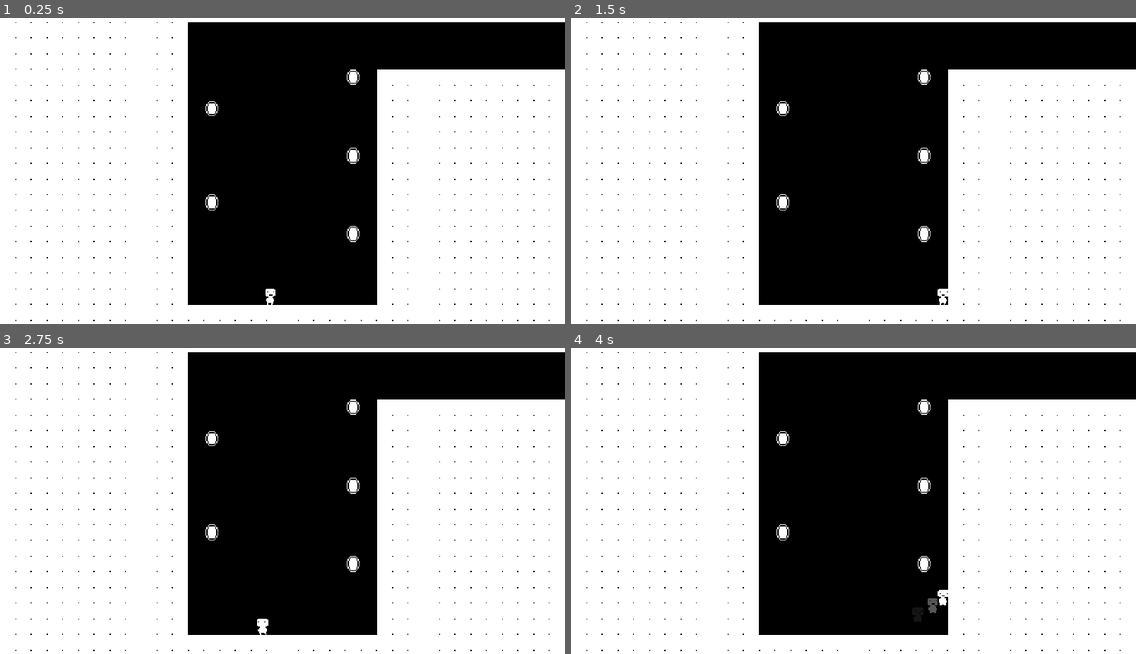
Above: before the commit, frames 1-4 (two rows, left to right).
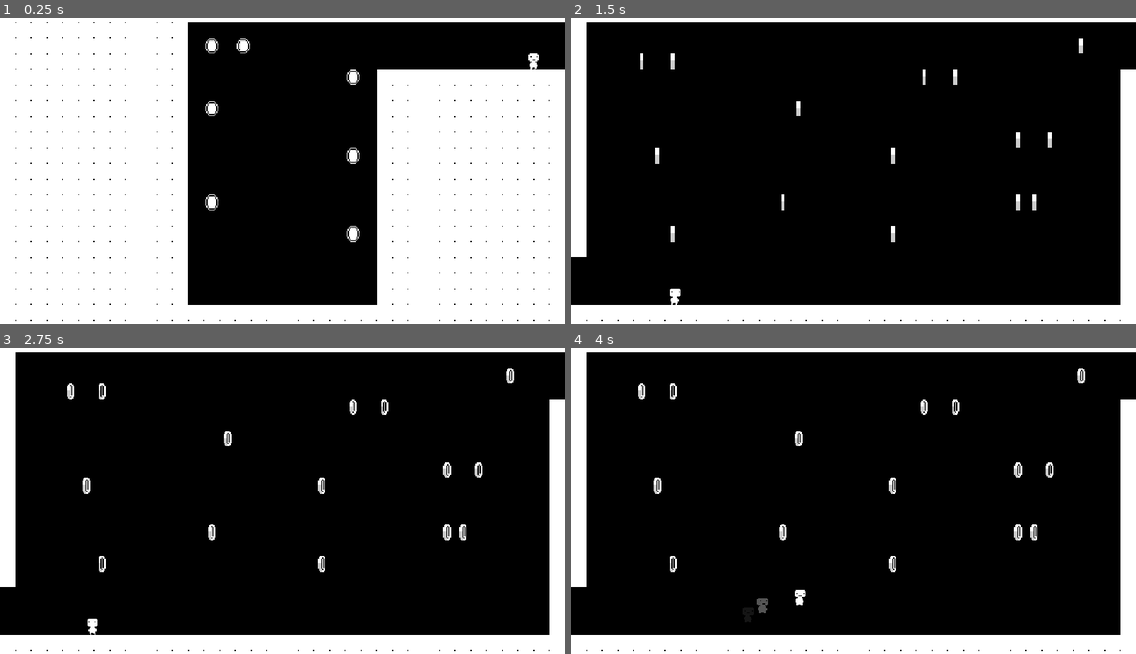
Above: after the commit, the same moments.

Repository: piotrweber/Tiler
Game: Godot game, scene res://scenes/levels/level_01.tscn
The game is run twice, just before and just after one commit, with the same random seed, the same clock (stepped at 60 frames per second) and the same inputs.
Inputs:
- Up to frame 1 (0.25 s): no input
- Up to frame 2 (1.5 s): hold Right (move_right) from 0.53 s (still down); tap Shift (dash) at 0.6 s; tap W (jump) at 0.77 s; tap Down (fast_fall) at 1.35 s
- Up to frame 3 (2.75 s): tap W (jump) at 1.52 s; release Right (move_right) at 2.03 s; hold Left (move_left) from 2.03 s (still down); tap Shift (dash) at 2.1 s
- Up to frame 4 (4 s): release Left (move_left) at 2.78 s; hold Right (move_right) from 2.78 s (still down); tap Down (fast_fall) at 2.85 s; tap W (jump) at 3.02, 3.77 s; tap Shift (dash) at 3.6 s

The runs differ from the first frame. In frame 1, 0.3% of the frame differs, in the area x 36-96%, y 6-94%; in frame 2, 52%; in frame 3, 52%; in frame 4, 52%, in the area x 0-98%, y 1-94%.

Commit message:
Colored levels

Diff:
--- a/base_tile.gd
+++ b/base_tile.gd
@@ -9,6 +9,9 @@
 var neighbor_mask : int = 0
 @export var sprite: Sprite2D
 @export var bw_texture : Texture2D
+
+var is_colored := false
+var _colored_texture: Texture2D
 
 # To what platform does this cell belong
 var platform_id : int = -1
@@ -77,13 +80,18 @@
 	state = TileState.VISIBLE
 	update_sprite()
 
+func colorize(tex: Texture2D) -> void:
+	is_colored = true
+	_colored_texture = tex
+	update_sprite()
+
 # Display
 func update_sprite() -> void:
 	sprite.visible = state != TileState.HIDDEN
 	if not sprite.visible:
 		return
-	sprite.texture = bw_texture
+	sprite.texture = _colored_texture if is_colored else bw_texture
 	sprite.region_enabled = true
 	var row : int = MASK_TO_ROW.get(neighbor_mask, 0)
-	var col := COL_LOCKED if state == TileState.LOCKED else COL_TEMPORARY
+	var col := 0 if is_colored else (COL_LOCKED if state == TileState.LOCKED else COL_TEMPORARY)
 	sprite.region_rect = Rect2(col * Vars.TILE_SIZE, row * Vars.TILE_SIZE, Vars.TILE_SIZE, Vars.TILE_SIZE)
--- a/globals/signals.gd
+++ b/globals/signals.gd
@@ -3,3 +3,4 @@
 signal coin_collected(value : int)
 signal coin_value_updated(value : int)
 signal platform_layer_ready(layer: PlatformTileLayer)
+signal level_completed
--- a/scenes/coin.gd
+++ b/scenes/coin.gd
@@ -1,6 +1,8 @@
 extends Node2D
 
 @onready var animated_sprite_2d: AnimatedSprite2D = $AnimatedSprite2D
+
+@export var colored_frames: SpriteFrames
 
 var signals : CoinSignals
 var value : int = 1
@@ -9,6 +11,11 @@
 	animated_sprite_2d.play("default")
 	signals.collected.connect(_on_collected)
 
+func colorize() -> void:
+	if colored_frames != null:
+		animated_sprite_2d.sprite_frames = colored_frames
+		animated_sprite_2d.play("default")
+
 func _on_collected():
 	Sigs.coin_collected.emit(value)
 	queue_free()
--- a/scenes/coin.tscn
+++ b/scenes/coin.tscn
@@ -3,6 +3,57 @@
 [ext_resource type="Script" uid="uid://4n4xebeqndf2" path="res://scenes/coin.gd" id="1_i64fm"]
 [ext_resource type="Texture2D" uid="uid://bgau6iqocd3" path="res://textures/coin.png" id="1_rwqht"]
 [ext_resource type="Script" uid="uid://bqj2tkjtgy3e5" path="res://scenes/coin_signals.gd" id="2_11l1o"]
+[ext_resource type="Texture2D" uid="uid://c88teb1hev5kq" path="res://textures/coin-colored.png" id="2_d14el"]
+
+[sub_resource type="AtlasTexture" id="AtlasTexture_kfxoj"]
+atlas = ExtResource("2_d14el")
+region = Rect2(0, 0, 32, 32)
+
+[sub_resource type="AtlasTexture" id="AtlasTexture_jsmju"]
+atlas = ExtResource("2_d14el")
+region = Rect2(32, 0, 32, 32)
+
+[sub_resource type="AtlasTexture" id="AtlasTexture_s0mny"]
+atlas = ExtResource("2_d14el")
+region = Rect2(64, 0, 32, 32)
+
+[sub_resource type="AtlasTexture" id="AtlasTexture_7cc30"]
+atlas = ExtResource("2_d14el")
+region = Rect2(96, 0, 32, 32)
+
+[sub_resource type="AtlasTexture" id="AtlasTexture_rojmm"]
+atlas = ExtResource("2_d14el")
+region = Rect2(128, 0, 32, 32)
+
+[sub_resource type="AtlasTexture" id="AtlasTexture_ls27i"]
+atlas = ExtResource("2_d14el")
+region = Rect2(160, 0, 32, 32)
+
+[sub_resource type="SpriteFrames" id="SpriteFrames_ssuvv"]
+animations = [{
+"frames": [{
+"duration": 1.0,
+"texture": SubResource("AtlasTexture_kfxoj")
+}, {
+"duration": 1.0,
+"texture": SubResource("AtlasTexture_jsmju")
+}, {
+"duration": 1.0,
+"texture": SubResource("AtlasTexture_s0mny")
+}, {
+"duration": 1.0,
+"texture": SubResource("AtlasTexture_7cc30")
+}, {
+"duration": 1.0,
+"texture": SubResource("AtlasTexture_rojmm")
+}, {
+"duration": 1.0,
+"texture": SubResource("AtlasTexture_ls27i")
+}],
+"loop": true,
+"name": &"default",
+"speed": 5.0
+}]
 
 [sub_resource type="AtlasTexture" id="AtlasTexture_11l1o"]
 atlas = ExtResource("1_rwqht")
@@ -57,8 +108,9 @@
 [sub_resource type="CircleShape2D" id="CircleShape2D_kfxoj"]
 radius = 20.0
 
-[node name="Coin" type="Node2D" unique_id=456450321]
+[node name="Coin" type="Node2D" unique_id=456450321 groups=["coins"]]
 script = ExtResource("1_i64fm")
+colored_frames = SubResource("SpriteFrames_ssuvv")
 
 [node name="Signals" type="Node" parent="." unique_id=737353858]
 script = ExtResource("2_11l1o")
--- /dev/null
+++ b/scenes/level_theme.gd
@@ -0,0 +1,5 @@
+class_name LevelTheme
+extends Resource
+
+@export var tile_colored_texture: Texture2D
+@export var background_color: Color = Color.WHITE
--- a/scenes/levels/level_01.tscn
+++ b/scenes/levels/level_01.tscn
@@ -2,6 +2,7 @@
 
 [ext_resource type="Texture2D" uid="uid://da1jaxnmqxnwf" path="res://textures/tiles.png" id="1_1ey3t"]
 [ext_resource type="Script" uid="uid://n4dcx23v2pi" path="res://scenes/room.gd" id="1_kfebt"]
+[ext_resource type="Resource" uid="uid://cgrq4tcmgg40p" path="res://scenes/themes/theme_01.tres" id="2_jmes4"]
 [ext_resource type="PackedScene" uid="uid://b55ai74a1mrhq" path="res://scenes/coin.tscn" id="2_t0hvh"]
 [ext_resource type="PackedScene" uid="uid://d0obxl3i8gihs" path="res://scenes/platform_tile.tscn" id="3_kfebt"]
 [ext_resource type="Script" uid="uid://c3uf6m2yoyn3e" path="res://scenes/tile_map_layer.gd" id="4_r72dd"]
@@ -94,6 +95,7 @@
 
 [node name="01" type="Node2D" unique_id=1545808730]
 script = ExtResource("1_kfebt")
+theme = ExtResource("2_jmes4")
 
 [node name="ColorRect" type="ColorRect" parent="." unique_id=2104479737]
 offset_left = -65.0
@@ -101,24 +103,24 @@
 offset_bottom = 700.0
 color = Color(0, 0, 0, 1)
 
-[node name="TileMapLayer" type="TileMapLayer" parent="." unique_id=1860681071]
-tile_map_data = PackedByteArray("AAAUABAAAgAAAAAAAQAVABAAAgA …(16608 unchanged characters)… AAAAAAQAWAAkAAQAAAAAAAQANAAYAAQAAAAAAAQA=")
+[node name="Platforms" type="TileMapLayer" parent="." unique_id=1860681071]
+tile_map_data = PackedByteArray("AAAUABAAAgAAAAAAAQAVABAAAgA …(16608 unchanged characters)… AAAAAAQAWAAkAAQAAAAAAAQANAAYAAQAAAAAAAQANAAIAAQAAAAAAAQAPAAIAAQAAAAAAAQA=")
 tile_set = SubResource("TileSet_sugp2")
 script = ExtResource("4_r72dd")
 
-[node name="Discovery" type="Node" parent="TileMapLayer" unique_id=855453946]
+[node name="Discovery" type="Node" parent="Platforms" unique_id=855453946]
 script = ExtResource("5_ijn0p")
 
-[node name="Rules" type="Node" parent="TileMapLayer" unique_id=1652917761]
+[node name="Rules" type="Node" parent="Platforms" unique_id=1652917761]
 script = ExtResource("6_jmes4")
 
-[node name="Persistence" type="Node" parent="TileMapLayer" unique_id=1620843989]
+[node name="Persistence" type="Node" parent="Platforms" unique_id=1620843989]
 script = ExtResource("7_tyxjt")
 
 [node name="SpawnPoints" type="Node2D" parent="." unique_id=17946514]
 
 [node name="Right" type="Marker2D" parent="SpawnPoints" unique_id=1115994464]
-position = Vector2(551, 579)
+position = Vector2(1088, 96)
 
 [node name="Exits" type="Node2D" parent="." unique_id=2137401651]
 
--- a/scenes/levels/level_02.tscn
+++ b/scenes/levels/level_02.tscn
@@ -1,6 +1,7 @@
 [gd_scene format=4 uid="uid://cxv0udbu5ebg2"]
 
 [ext_resource type="Script" uid="uid://n4dcx23v2pi" path="res://scenes/room.gd" id="1_yklhy"]
+[ext_resource type="Resource" uid="uid://cgrq4tcmgg40p" path="res://scenes/themes/theme_01.tres" id="2_4hx2o"]
 [ext_resource type="Texture2D" uid="uid://da1jaxnmqxnwf" path="res://textures/tiles.png" id="2_o4ql5"]
 [ext_resource type="PackedScene" uid="uid://b55ai74a1mrhq" path="res://scenes/coin.tscn" id="3_4hx2o"]
 [ext_resource type="PackedScene" uid="uid://d0obxl3i8gihs" path="res://scenes/platform_tile.tscn" id="4_km0xc"]
@@ -94,6 +95,7 @@
 
 [node name="02" type="Node2D" unique_id=1545808730]
 script = ExtResource("1_yklhy")
+theme = ExtResource("2_4hx2o")
 
 [node name="ColorRect" type="ColorRect" parent="." unique_id=1682802822]
 offset_left = -65.0
@@ -122,7 +124,7 @@
 
 [node name="LevelDoor" parent="." unique_id=230426456 instance=ExtResource("9_c6rld")]
 position = Vector2(1153, 72)
-target_scene_uid = "uid://cxv0udbu5ebg2"
+target_scene_path = "res://scenes/levels/level_01.tscn"
 
 [node name="CollisionShape2D" type="CollisionShape2D" parent="LevelDoor" unique_id=1950190840]
 position = Vector2(9, 8)
--- a/scenes/platform_rules.gd
+++ b/scenes/platform_rules.gd
@@ -43,4 +43,4 @@
 		_complete_level()
 
 func _complete_level() -> void:
-	print_debug("level complete!")
+	Sigs.level_completed.emit()
--- a/scenes/room.gd
+++ b/scenes/room.gd
@@ -1,17 +1,34 @@
 extends Node2D
+
+@export var theme: LevelTheme
+
+var _tile_layer: PlatformTileLayer
 
 func _ready() -> void:
 	var player := get_tree().get_first_node_in_group("player") as CharacterBody2D
-	if player == null:
-		return
-	var spawn_points := get_node_or_null("SpawnPoints") as Node2D
-	if spawn_points == null:
-		return
-	var spawn := spawn_points.get_node_or_null(SceneManager.pending_spawn) as Node2D
-	var target := spawn if spawn != null else spawn_points.get_child(0) as Node2D
-	if target != null:
-		player.global_position = target.global_position
-	if SceneManager.has_pending_velocity:
-		player.velocity = SceneManager.pending_velocity
-		SceneManager.has_pending_velocity = false
-		SceneManager.pending_velocity = Vector2.ZERO
+	if player != null:
+		var spawn_points := get_node_or_null("SpawnPoints") as Node2D
+		if spawn_points != null:
+			var spawn := spawn_points.get_node_or_null(SceneManager.pending_spawn) as Node2D
+			var target := spawn if spawn != null else spawn_points.get_child(0) as Node2D
+			if target != null:
+				player.global_position = target.global_position
+		if SceneManager.has_pending_velocity:
+			player.velocity = SceneManager.pending_velocity
+			SceneManager.has_pending_velocity = false
+			SceneManager.pending_velocity = Vector2.ZERO
+	Sigs.platform_layer_ready.connect(func(layer): _tile_layer = layer)
+	if theme != null:
+		Sigs.level_completed.connect(_on_level_completed)
+
+func _on_level_completed() -> void:
+	var bg := get_node_or_null("ColorRect") as ColorRect
+	if bg != null:
+		var tween := create_tween()
+		tween.tween_property(bg, "color", theme.background_color, 1.0)
+	if _tile_layer != null:
+		for tile in _tile_layer.tiles_by_cell.values():
+			(tile as BaseTile).colorize(theme.tile_colored_texture)
+	for coin in get_tree().get_nodes_in_group("coins"):
+		if coin.has_method("colorize"):
+			coin.colorize()
--- /dev/null
+++ b/scenes/themes/theme_01.tres
@@ -0,0 +1,10 @@
+[gd_resource type="Resource" script_class="LevelTheme" format=3 uid="uid://cgrq4tcmgg40p"]
+
+[ext_resource type="Script" uid="uid://s08eofvjsdkr" path="res://scenes/level_theme.gd" id="1_ed84c"]
+[ext_resource type="Texture2D" uid="uid://gqiibxxs31h3" path="res://textures/tiles_lvl_01.png" id="2_0q70t"]
+
+[resource]
+script = ExtResource("1_ed84c")
+tile_colored_texture = ExtResource("2_0q70t")
+background_color = Color(0.0627451, 0.3647059, 0.63529414, 1)
+metadata/_custom_type_script = "uid://s08eofvjsdkr"
Not shown, added: scenes/level_theme.gd.uid
Binary file added: textures/coin-colored.png
Not shown, added: textures/coin-colored.png.import
Binary file added: textures/tiles_lvl_01.png
Not shown, added: textures/tiles_lvl_01.png.import
